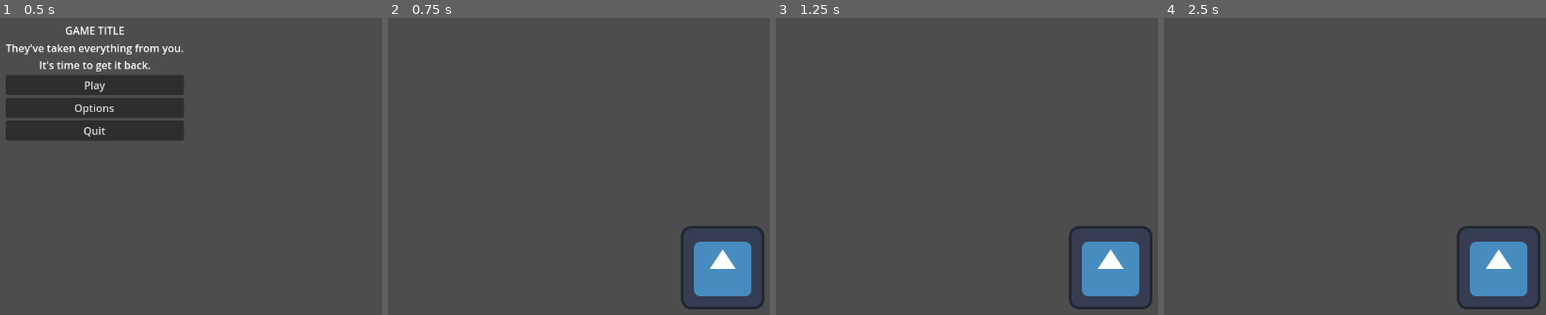
Above: before the commit, frames 1-4 (left to right).
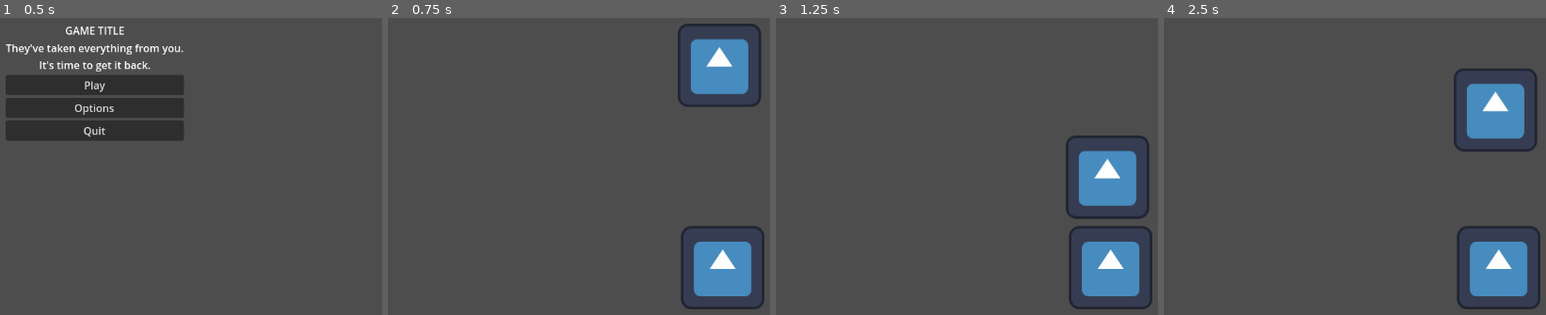
Above: after the commit, the same moments.

Repository: Zogmaw/ps_gamejam_2025
Game: Godot game, scene res://main_menu.tscn
Same seed, same stepped clock (60 frames per second), same inputs: the game is played once before the commit and once after it. The engine's default icon, where the game draws it, is replaced by a stand-in: a white triangle on a blue panel in a dark square.
Inputs (mouse positions are in pixels of both pictures, inside the frame that each line leads up to):
- Up to frame 1 (0.5 s): no input
- Up to frame 2 (0.75 s): click "Play" at 0.5 s
- Up to frame 3 (1.25 s): no input
- Up to frame 4 (2.5 s): move the mouse to (1500, 267) at 1.27 s; click (1500, 267) at 1.42 s; click "Play" at 2 s

Frame 1 is identical in both runs. In frame 2, 3.7% of the frame differs, in the area x 75-98%, y 1-31%; in frame 3, 3.6%; in frame 4, 3.6%.

Commit message:
Adding a ball

Diff:
--- /dev/null
+++ b/ball.tscn
@@ -0,0 +1,32 @@
+[gd_scene load_steps=5 format=3 uid="uid://cfx8uapxu85ej"]
+
+[ext_resource type="Script" path="res://scripts/obsticle.gd" id="1_e830p"]
+[ext_resource type="Texture2D" uid="uid://bi1d0c5gihdxs" path="res://icon.svg" id="2_ot651"]
+
+[sub_resource type="CircleShape2D" id="CircleShape2D_vu6xv"]
+radius = 41.6786
+
+[sub_resource type="CircleShape2D" id="CircleShape2D_fxdx5"]
+radius = 77.7817
+
+[node name="Ball" type="Node2D"]
+script = ExtResource("1_e830p")
+
+[node name="RigidBody2D" type="RigidBody2D" parent="."]
+
+[node name="Area2D" type="Area2D" parent="RigidBody2D"]
+
+[node name="CollisionShape2D" type="CollisionShape2D" parent="RigidBody2D/Area2D"]
+position = Vector2(525.025, 274.025)
+scale = Vector2(1.895, 1.895)
+shape = SubResource("CircleShape2D_vu6xv")
+
+[node name="Sprite2D" type="Sprite2D" parent="RigidBody2D"]
+position = Vector2(525, 274)
+texture = ExtResource("2_ot651")
+
+[node name="CollisionShape2D" type="CollisionShape2D" parent="RigidBody2D"]
+position = Vector2(525, 273)
+shape = SubResource("CircleShape2D_fxdx5")
+
+[connection signal="mouse_entered" from="RigidBody2D/Area2D" to="." method="_on_area_2d_mouse_entered"]
--- a/level_1.tscn
+++ b/level_1.tscn
@@ -1,8 +1,9 @@
-[gd_scene load_steps=4 format=3 uid="uid://cfcnxehqha383"]
+[gd_scene load_steps=5 format=3 uid="uid://cfcnxehqha383"]
 
 [ext_resource type="Script" path="res://scripts/node_2d.gd" id="1_51cwx"]
 [ext_resource type="PackedScene" uid="uid://5xtqymdpbp3o" path="res://obsticle.tscn" id="2_1swgp"]
 [ext_resource type="AudioStream" uid="uid://dvfunwt1mp08c" path="res://audio/break.mp3" id="3_55aa6"]
+[ext_resource type="PackedScene" uid="uid://cfx8uapxu85ej" path="res://ball.tscn" id="4_iq17r"]
 
 [node name="Stage 1" type="Node2D"]
 script = ExtResource("1_51cwx")
@@ -21,5 +22,8 @@
 [node name="break" type="AudioStreamPlayer2D" parent="."]
 stream = ExtResource("3_55aa6")
 
+[node name="Ball" parent="." instance=ExtResource("4_iq17r")]
+position = Vector2(414, -62)
+
 [connection signal="pressed" from="Button" to="." method="_on_button_pressed"]
 [connection signal="object_destroyed" from="Obsticle" to="." method="_on_obsticle_object_destroyed"]
--- a/obsticle.tscn
+++ b/obsticle.tscn
@@ -13,11 +13,18 @@
 position = Vector2(525, 274)
 texture = ExtResource("1_h03lh")
 
-[node name="Area2D" type="Area2D" parent="."]
+[node name="StaticBody2D" type="StaticBody2D" parent="."]
 
-[node name="CollisionShape2D" type="CollisionShape2D" parent="Area2D"]
+[node name="Area2D" type="Area2D" parent="StaticBody2D"]
+
+[node name="CollisionShape2D" type="CollisionShape2D" parent="StaticBody2D/Area2D"]
 position = Vector2(525.025, 274.025)
 scale = Vector2(1.895, 1.895)
 shape = SubResource("RectangleShape2D_6m12t")
 
-[connection signal="mouse_entered" from="Area2D" to="." method="_on_area_2d_mouse_entered"]
+[node name="CollisionShape2D2" type="CollisionShape2D" parent="StaticBody2D"]
+position = Vector2(525.025, 274.025)
+scale = Vector2(1.895, 1.895)
+shape = SubResource("RectangleShape2D_6m12t")
+
+[connection signal="mouse_entered" from="StaticBody2D/Area2D" to="." method="_on_area_2d_mouse_entered"]
